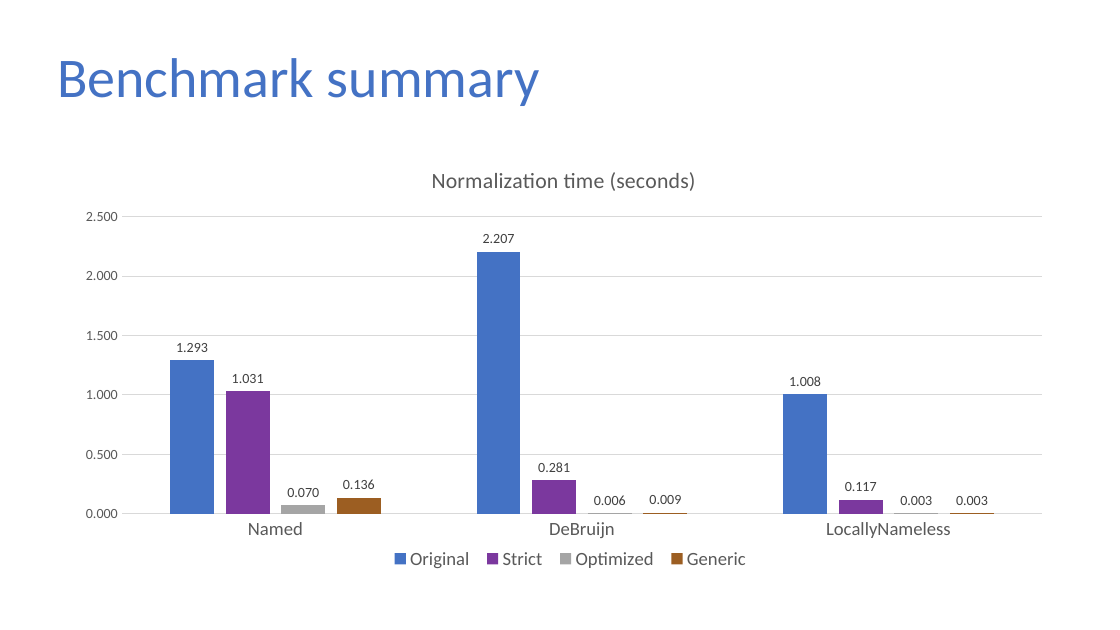
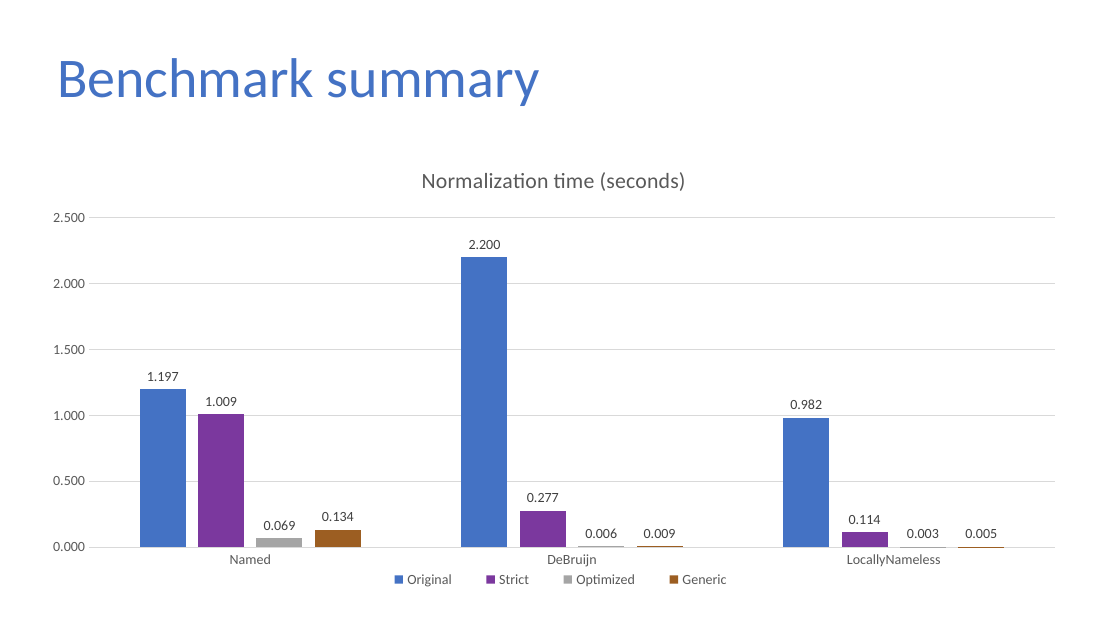
Before and after one commit to sweirich/lambda-n-ways, a slide deck: slide 33 of ifl-2021.pptx. Drawn at 1120x630 pixels with LibreOffice and Linux fonts; fonts in the diff are those of the drawing. Boxes give left, top, right and bottom in pixels: in the first picture for what was removed or moved away, otherwise in the second. Text is boxed around its words. In the diff, an @@ line names an element or a change of style, - is before the commit and + after.

```diff
--- a/ifl-2021.pptx
+++ b/ifl-2021.pptx
@@ column chart at bbox=[32, 147, 1076, 610] @@
@@ Original, Named: 1.293 to 1.197 @@
@@ Original, DeBruijn: 2.207 to 2.2 @@
@@ Original, LocallyNameless: 1.008 to 0.982 @@
@@ Strict, Named: 1.031 to 1.009 @@
@@ Strict, DeBruijn: 0.281 to 0.277 @@
@@ Strict, LocallyNameless: 0.117 to 0.114 @@
@@ Optimized, Named: 0.07 to 0.069 @@
@@ Generic, Named: 0.136 to 0.134 @@
@@ Generic, LocallyNameless: 0.003 to 0.005 @@
@@ legend changed @@
@@ category axis changed @@
@@ column chart: place and size @@
-column chart at bbox=[66, 147, 1062, 588]
+column chart at bbox=[32, 147, 1076, 610]
```
Also in this commit, not shown: 4 other slides changed, 47 slides removed, 9 other files.
